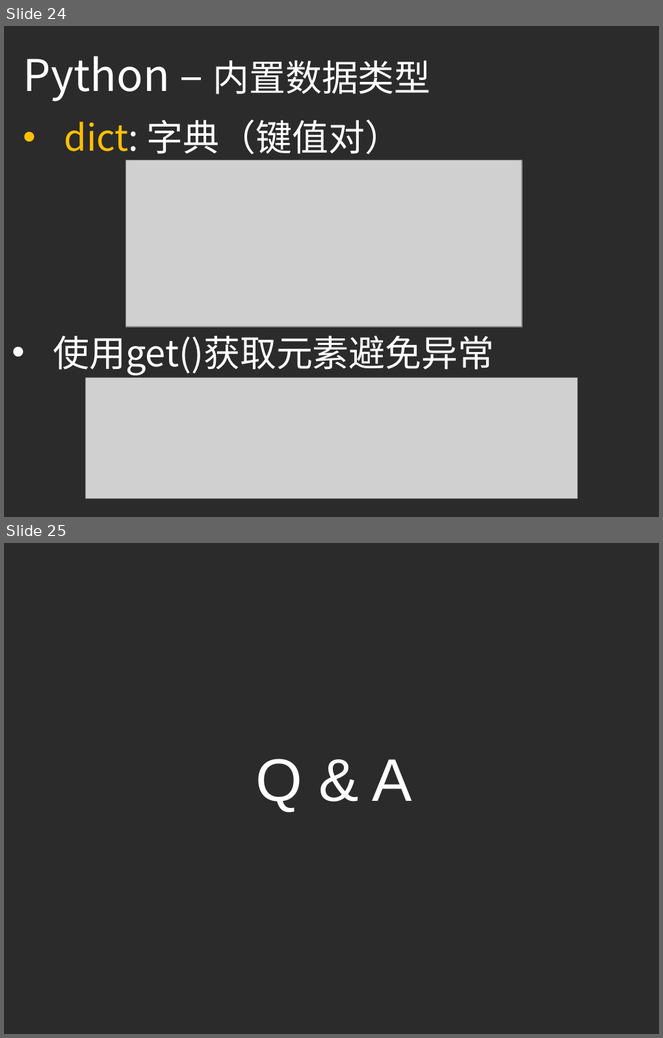
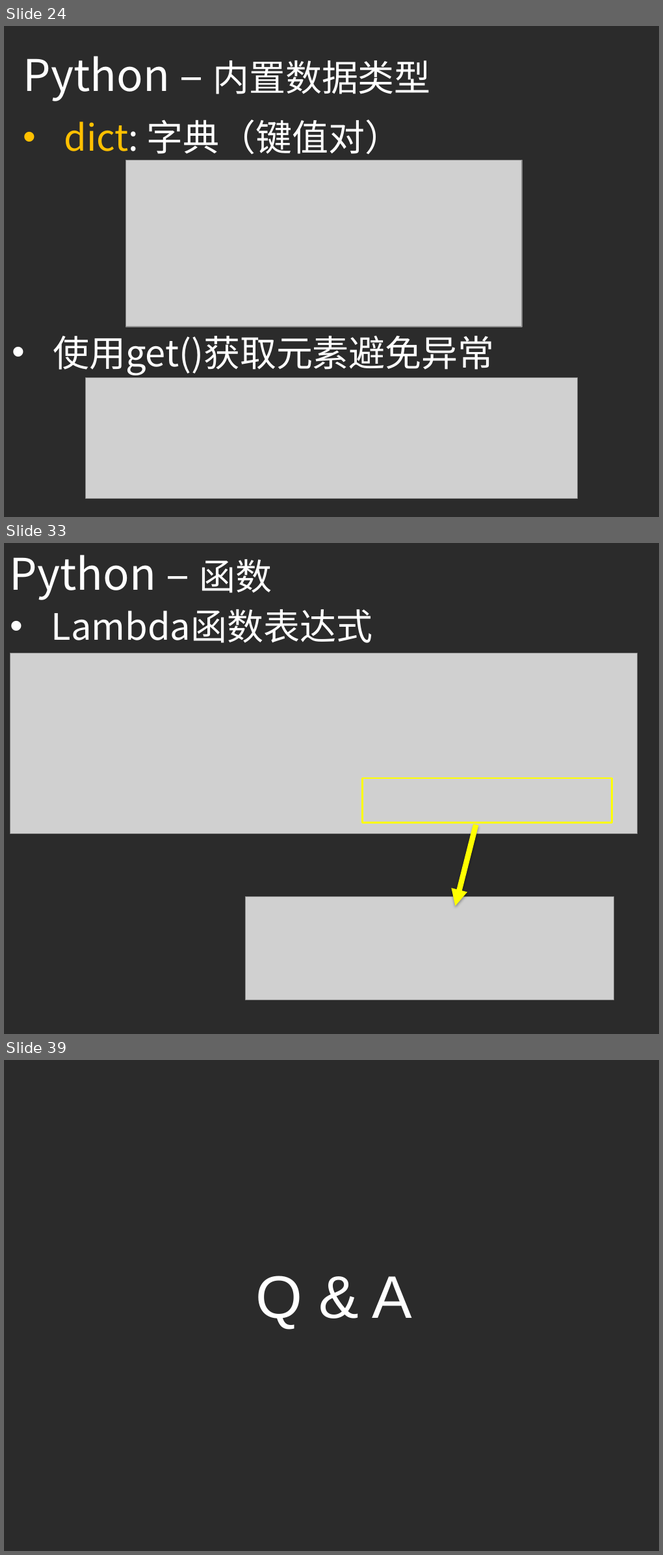
Before and after one commit to ouriris/ml-course, a slide deck: chapter.1/ppt/ML_CH1_Python_Basic.pptx. Shown one above the other, each under a label of ours: slides 24 and 25 before the commit, slides 24, 33 and 39 after it; the slides between them are not shown. The pictures are 663x1038 and 663x1555 pixels, drawn with LibreOffice and Linux fonts; fonts in the diff are those of the drawing; grey boxes stand for pictures; background and template pictures are left out; a plain dark background stands for a picture behind light text. Boxes give left, top, right and bottom in pixels: in the first picture for what was removed or moved away, otherwise in the second. Text is boxed around its words. In the diff, an @@ line names an element or a change of style, - is before the commit and + after.

Commit message:
Update Ch1 ppt, add python basic

```diff
--- a/chapter.1/ppt/ML_CH1_Python_Basic.pptx
+++ b/chapter.1/ppt/ML_CH1_Python_Basic.pptx
@@ slide 33 added at bbox=[4, 543, 659, 1034], background picture (left out) @@
@@ text added at bbox=[10, 555, 272, 600], 48 pt, text #FFFFFF @@
+Python – 函数
@@ text added at bbox=[51, 609, 373, 643], 40 pt, text #FFFFFF @@
+• Lambda函数表达式
@@ picture added at bbox=[10, 653, 638, 834] @@
@@ rectangle added at bbox=[362, 778, 612, 823], outline #FFFF00 2 pt @@
@@ arrow added from (476, 824) to (456, 906), #FFFF00 6 pt @@
@@ picture added at bbox=[245, 897, 613, 1000] @@
@@ what was slide 25 is now slide 39 @@
```
Also in this commit, not shown: 13 other slides added.
